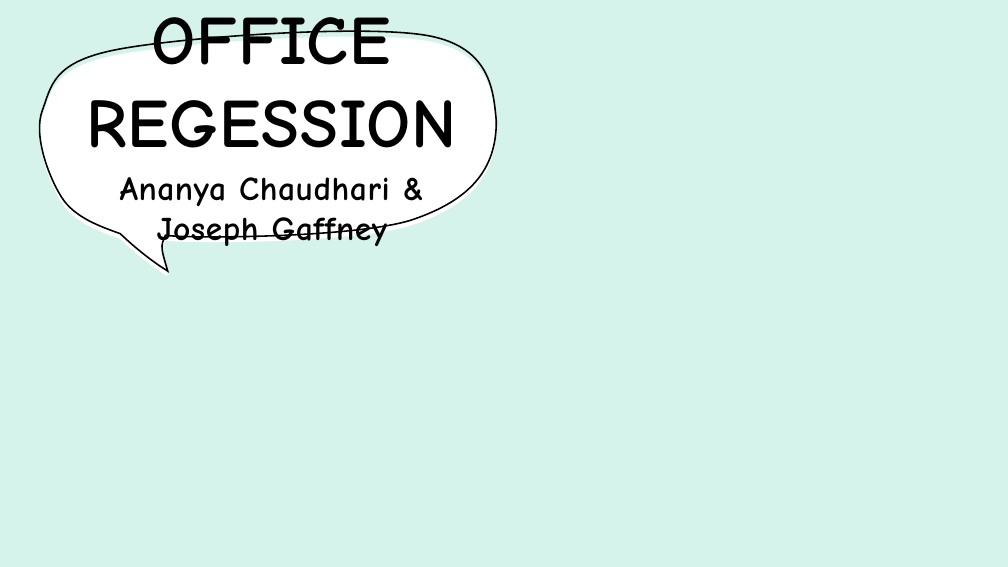
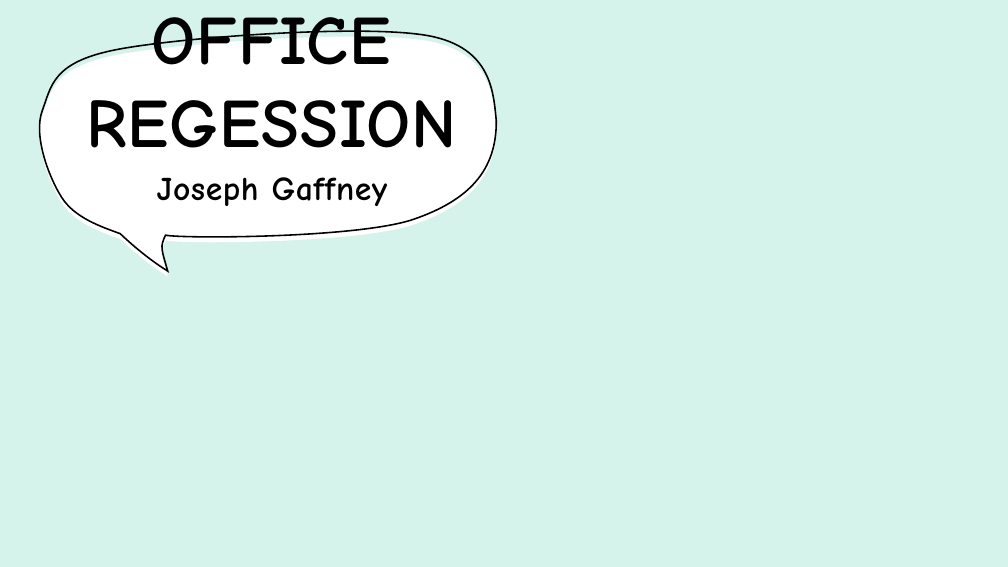
Before and after one commit to joegaff/PortfolioProjects, a slide deck: slide 1 of Box Office/Box Office Regression.pptx. Drawn at 1008x567 pixels with LibreOffice and Linux fonts; fonts in the diff are those of the drawing; background and template pictures are left out. Boxes give left, top, right and bottom in pixels: in the first picture for what was removed or moved away, otherwise in the second. Text is boxed around its words. In the diff, an @@ line names an element or a change of style, - is before the commit and + after.

```diff
--- a/Box Office/Box Office Regression.pptx
+++ b/Box Office/Box Office Regression.pptx
@@ subtitle at [157, 177, 388, 206]: text changed @@
-Ananya Chaudhari & Joseph Gaffney
+Joseph Gaffney
```
Also in this commit, not shown: 12 other slides changed.
